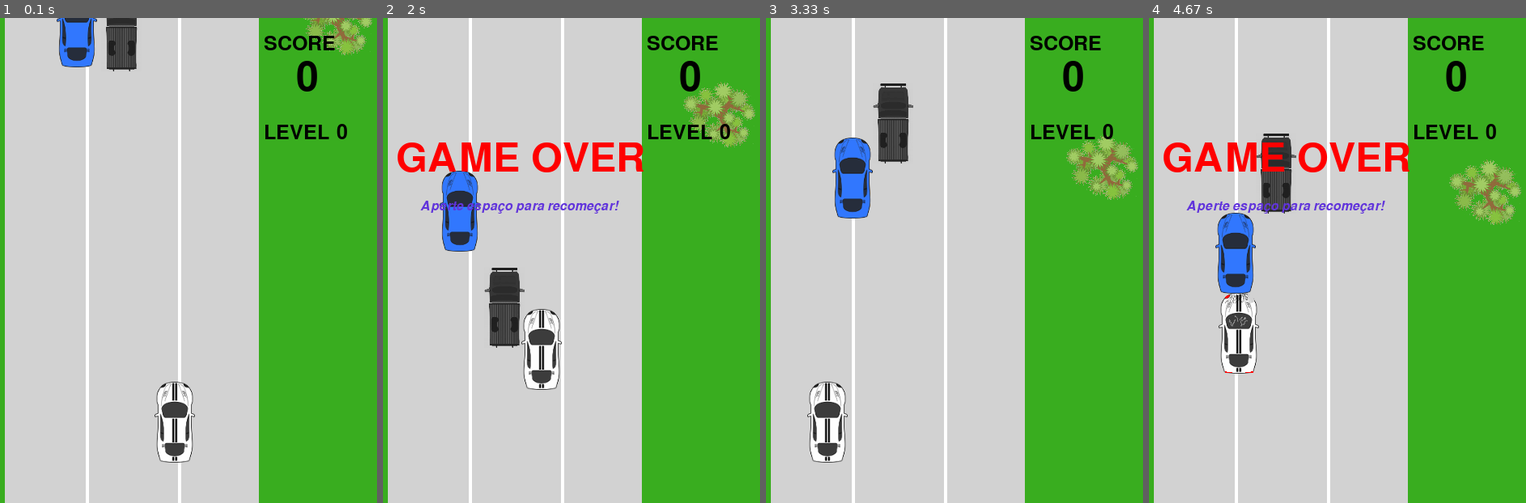
Above: before the commit, frames 1-4 (left to right).
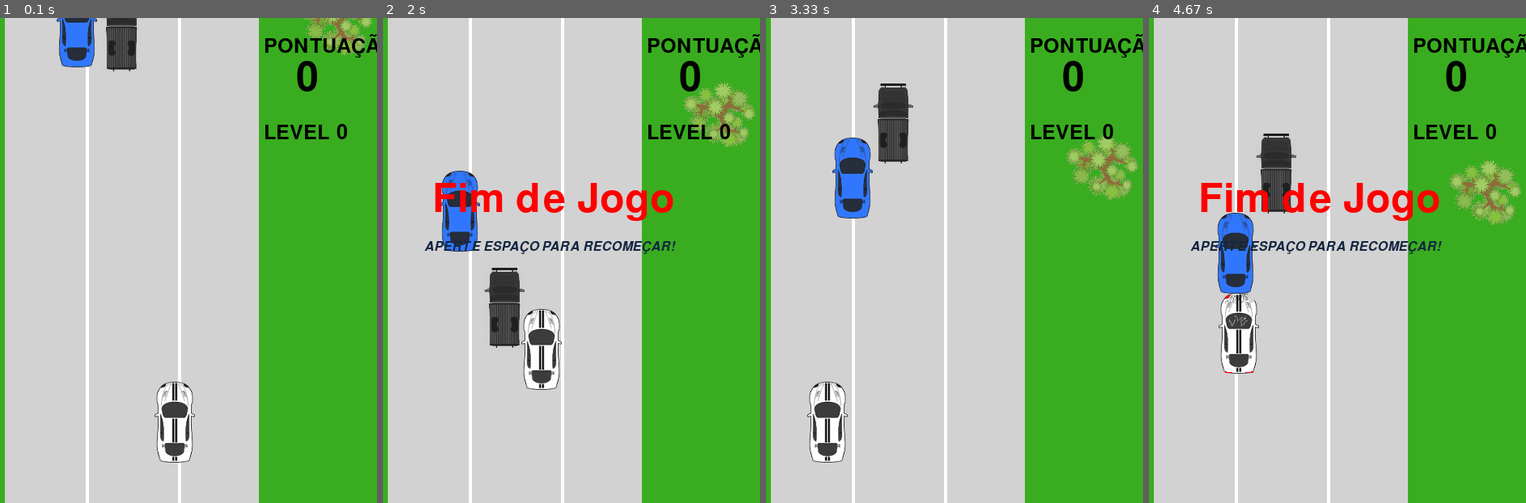
Above: after the commit, the same moments.

Repository: lucasbiel7/pygame
Game: pygame game, started from car_aluno.py
The game is run twice, just before and just after one commit, with the same random seed, the same clock (stepped at 60 frames per second) and the same inputs.
Inputs:
- Up to frame 1 (0.1 s): no input
- Up to frame 2 (2 s): hold Right 0.33-0.8 s; hold Up 0.83-1.13 s; hold Right 1.17-1.63 s; hold Left from 1.67 s (still down)
- Up to frame 3 (3.33 s): release Left at 2.2 s; tap Space at 2.23 s; hold Down 2.57-2.87 s; hold Left 2.9-3.3 s
- Up to frame 4 (4.67 s): hold Up 3.33-3.7 s; hold Right 3.73-4.37 s

The runs differ from the first frame. In frame 1, 0.6% of the frame differs, in the area x 70-100%, y 3-9%; in frame 2, 5.2%, in the area x 3-100%, y 3-49%; in frame 3, 0.6%; in frame 4, 5.2%.

Commit message:
Atualização

Diff:
--- a/car_aluno.py
+++ b/car_aluno.py
@@ -11,7 +11,7 @@
 RED = (255, 0, 0)
 GREEN = (57, 173, 31)
 GREY = (210, 210, 210)
-PURPLE = (97, 52, 219)
+PURPLE = (20, 38, 64)
 
 SPEED = 5  # velocidade de movimento do carrinho do jogador
 SPEED1 = [0, 2]  # velocidade de movimento do carrinho oponente 1
@@ -36,8 +36,8 @@
 
 # define os textos para 'pontos' e mensagem do 'termino' do jogo (não alterar)
 score = 0
-game_over = "GAME OVER"
-game_score = "SCORE"
+game_over = "Fim de Jogo"
+game_score = "PONTUAÇÃO"
 game_level = "LEVEL"
 font_score = pygame.font.Font('freesansbold.ttf', 50)
 font_restart = pygame.font.Font('freesansbold.ttf', 16)
@@ -355,9 +355,9 @@
     # Em caso de colisão mostrar a mensagem ''Fim de Jogo'' e carregar a imagem
     # de carrinho batido para o carrinho do jogador.
     if captura_colisao():
-        SCREEN.blit(font_score.render(str(game_over), True, RED), (50, W_HEIGHT // 4))
+        SCREEN.blit(font_score.render(str(game_over), True, RED), (95, W_HEIGHT // 3))
         font_restart.set_italic(True)
-        SCREEN.blit(font_restart.render("Aperte espaço para recomeçar!", True, PURPLE), (80, W_HEIGHT // 4 + 75))
+        SCREEN.blit(font_restart.render("APERTE ESPAÇO PARA RECOMEÇAR!", True, PURPLE), (85, W_HEIGHT // 3 + 75))
         car = pygame.image.load("white_car_2.png")
         pygame.mixer.music.pause()
         loser = True
